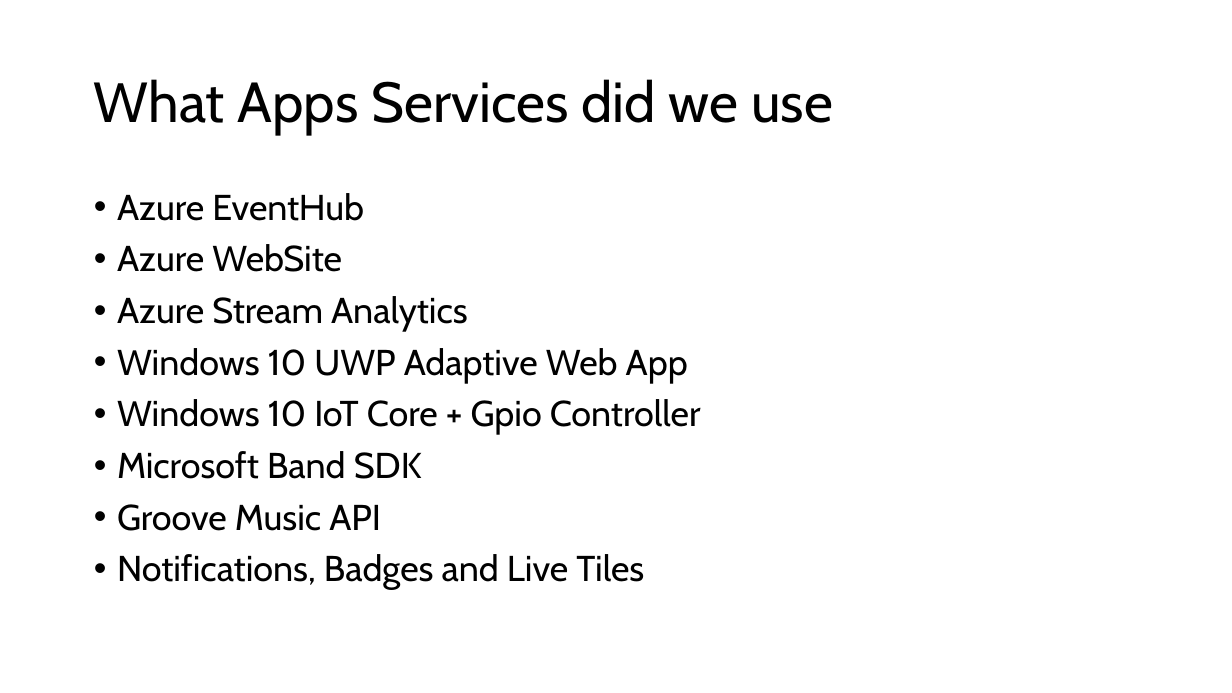
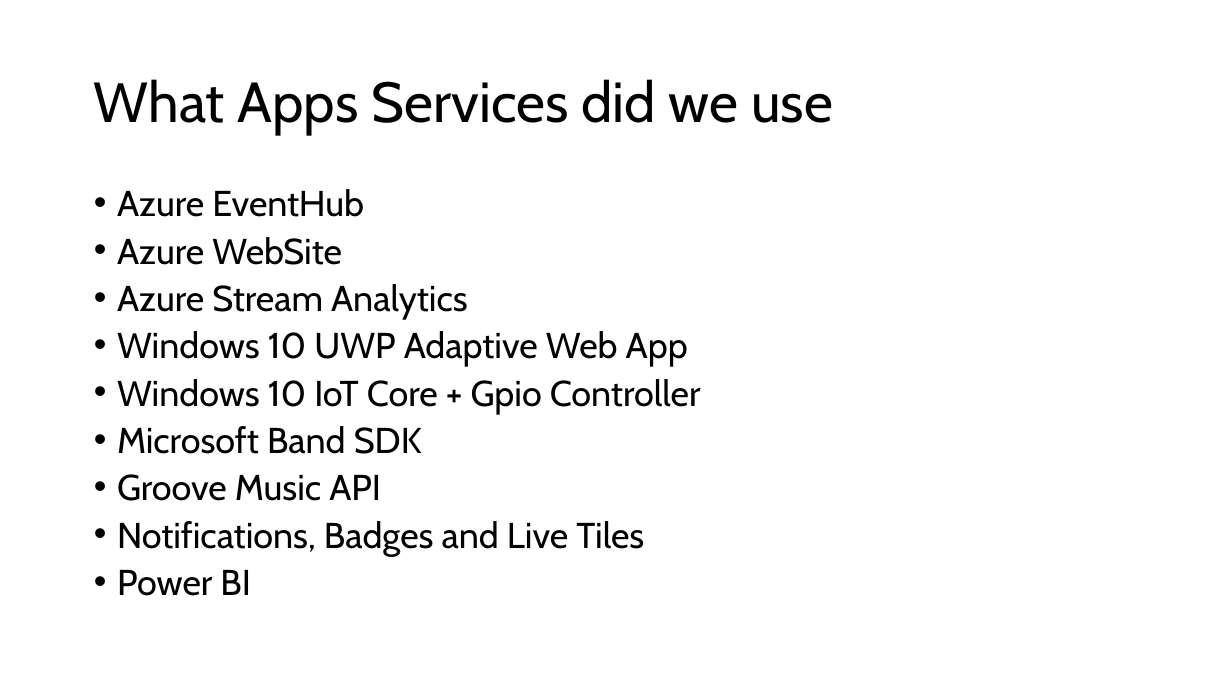
Before and after one commit to leestott/Beats, a slide deck: slide 6 of Presentation/UWP Apps DX Hack.pptx. Drawn at 1232x693 pixels with LibreOffice and Linux fonts; fonts in the diff are those of the drawing. Boxes give left, top, right and bottom in pixels: in the first picture for what was removed or moved away, otherwise in the second. Text is boxed around its words. In the diff, an @@ line names an element or a change of style, - is before the commit and + after.

Commit message:
Update to Presentation
Presentation Updated

```diff
--- a/Presentation/UWP Apps DX Hack.pptx
+++ b/Presentation/UWP Apps DX Hack.pptx
@@ text at [117, 189, 701, 557]: line spacing 0.9 to 0.8 @@
@@ text at [117, 570, 251, 596]: paragraph added @@
+• Power BI
```
